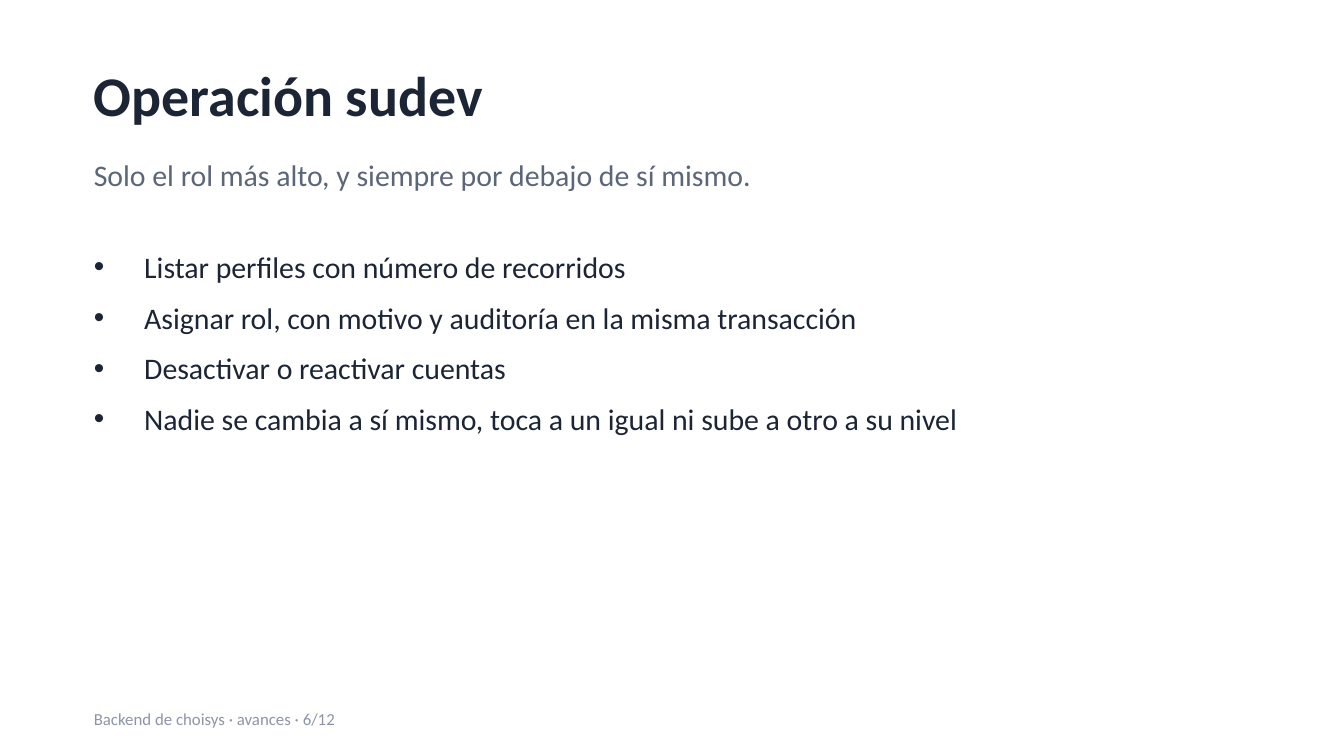
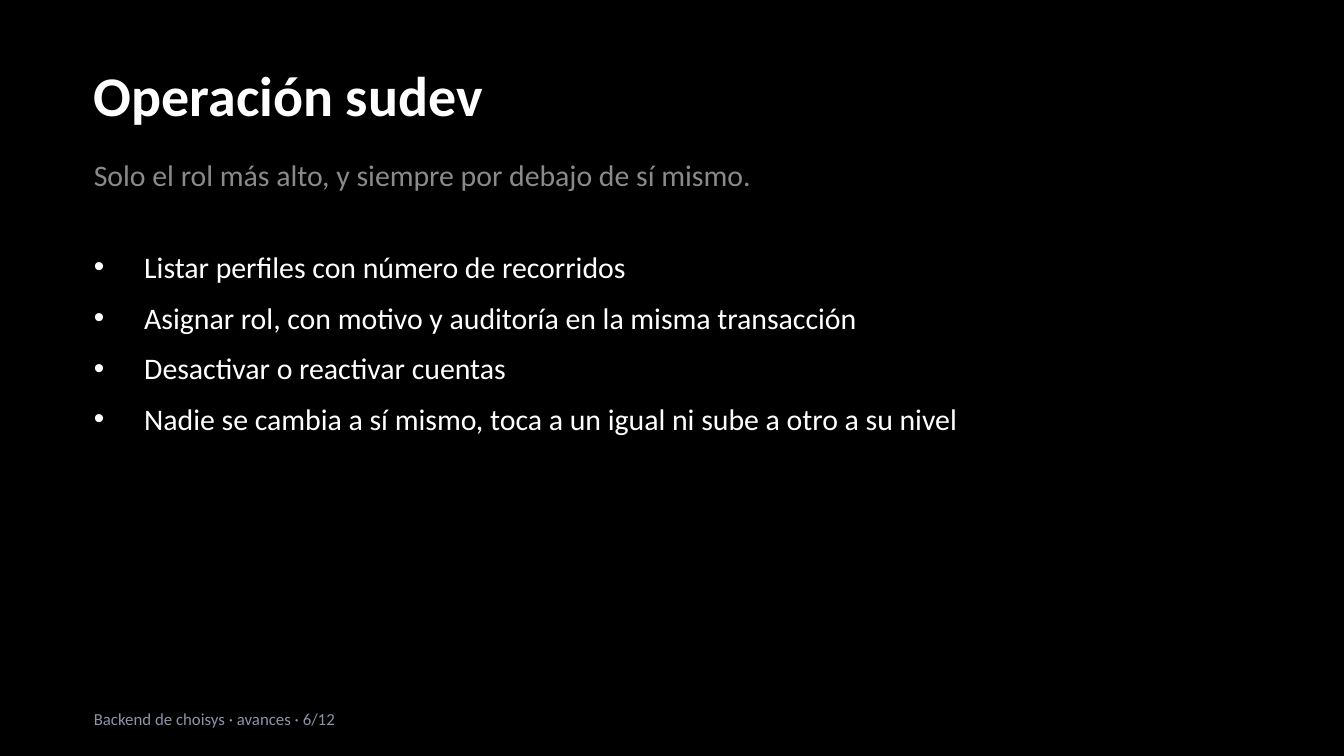
Before and after one commit to NeoRetroo38/choisys, a slide deck: slide 6 of docs/avances/avances-backend.pptx. Drawn at 1344x756 pixels with LibreOffice and Linux fonts; fonts in the diff are those of the drawing. Boxes give left, top, right and bottom in pixels: in the first picture for what was removed or moved away, otherwise in the second. Text is boxed around its words. In the diff, an @@ line names an element or a change of style, - is before the commit and + after.

Commit message:
docs: dark thin style for the Pages portal and the progress deck

```diff
--- a/docs/avances/avances-backend.pptx
+++ b/docs/avances/avances-backend.pptx
@@ background #FFFFFF to #000000 @@
@@ text "Operación sudev" at (x1=94, y1=76, x2=483, y2=125): text colour #1B2536 to #FFFFFF @@
@@ text "Solo el rol más alto, ..." at (x1=94, y1=165, x2=750, y2=191): text colour #5B6679 to #8A8A8A @@
@@ text "Listar perfiles con número de ..." at (x1=144, y1=257, x2=957, y2=435): text colour #1B2536 to #FFFFFF @@
```
Also in this commit, not shown: 11 other slides changed, 4 other files.
